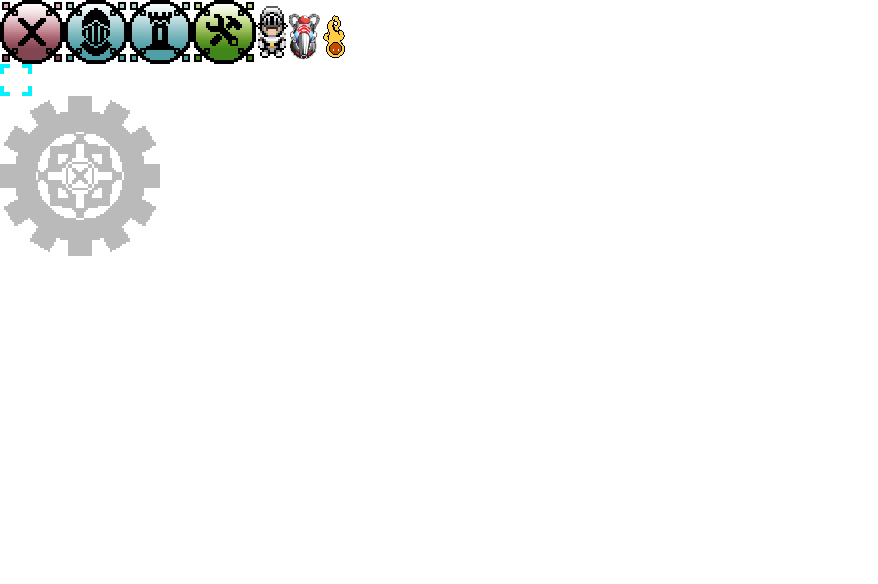
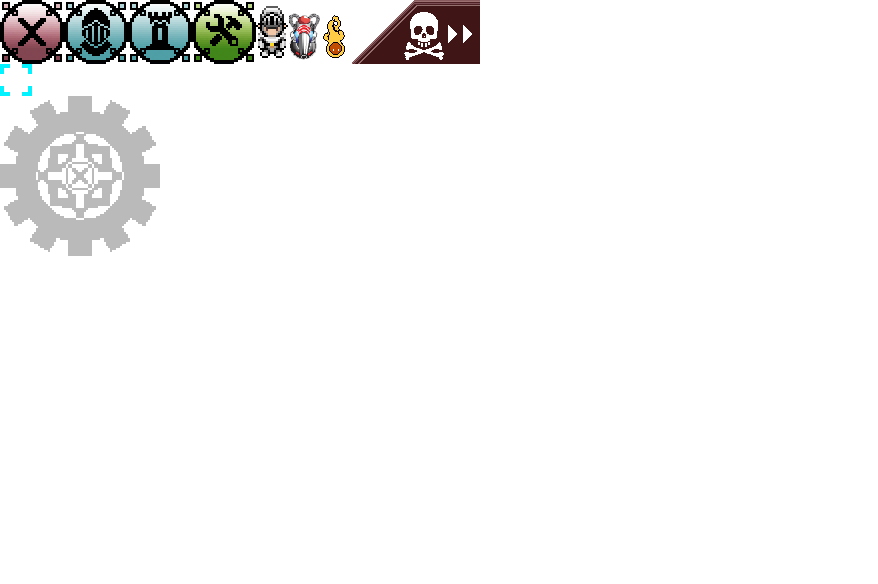
Before/after of a 878 x 584 layered artwork. What changed in the layer stack:
added layer "Layer 6" above "Layer 5" over left=352, top=0, right=480, bottom=64
